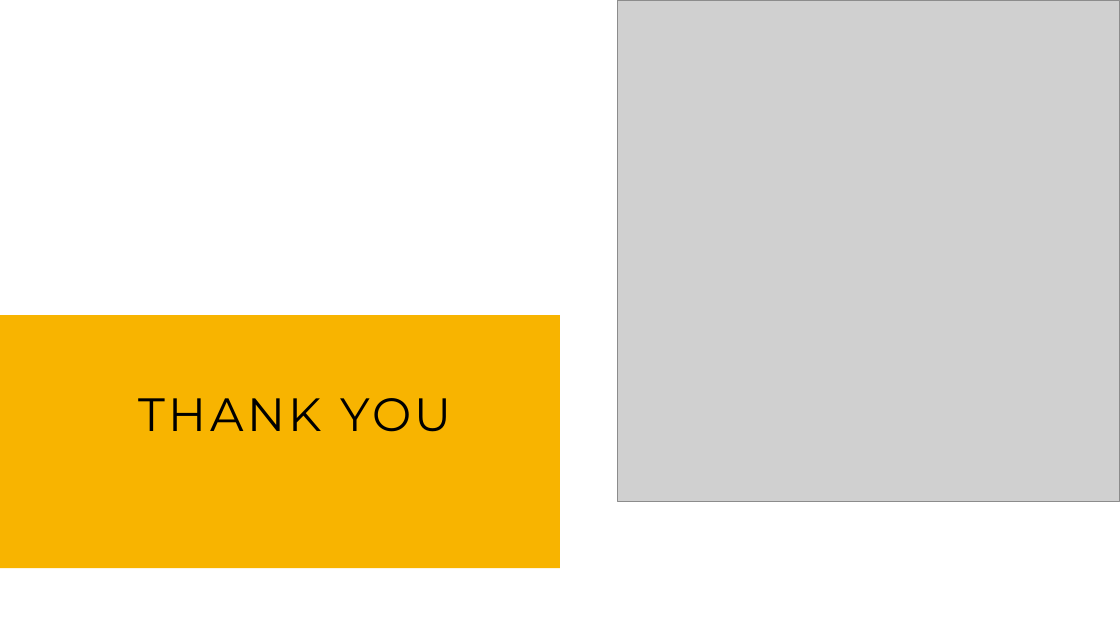
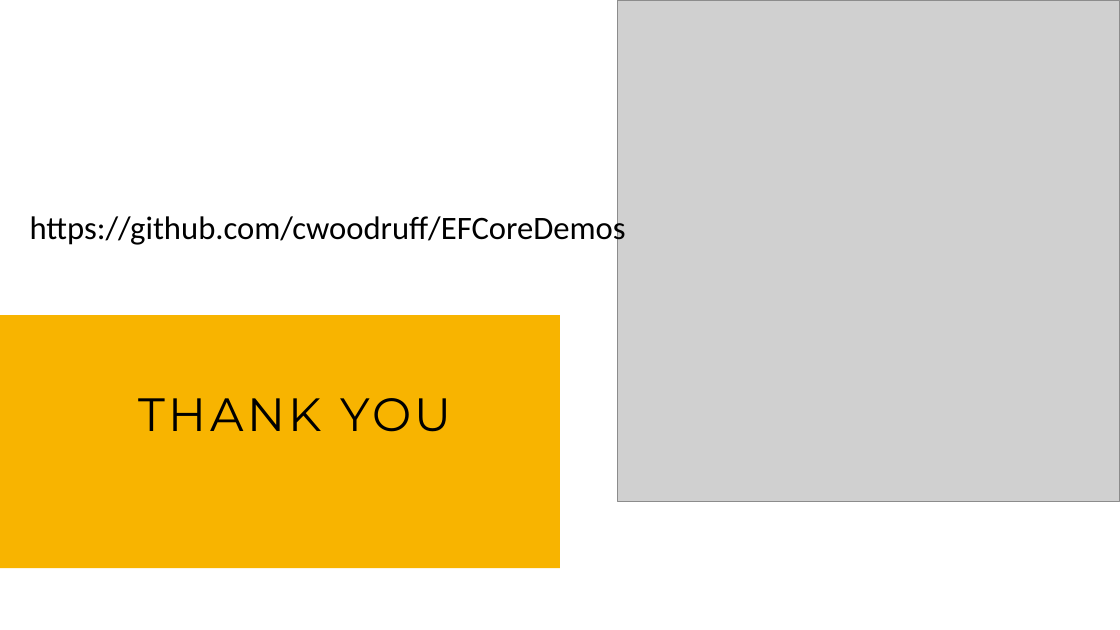
Before and after one commit to cwoodruff/EFCoreDemos, a slide deck: slide 38 of Turbo Charging Entity Framework Core Performance.pptx (slide 41 before the commit). Drawn at 1120x630 pixels with LibreOffice and Linux fonts; fonts in the diff are those of the drawing; grey boxes stand for pictures. Boxes give left, top, right and bottom in pixels: in the first picture for what was removed or moved away, otherwise in the second. Text is boxed around its words. In the diff, an @@ line names an element or a change of style, - is before the commit and + after.

```diff
--- a/Turbo Charging Entity Framework Core Performance.pptx
+++ b/Turbo Charging Entity Framework Core Performance.pptx
@@ text added at [30, 213, 626, 248], 28 pt, text #000000 @@
+https://github.com/cwoodruff/EFCoreDemos
```
Also in this commit, not shown: 2 other slides changed, 3 slides removed, 27 other files.
